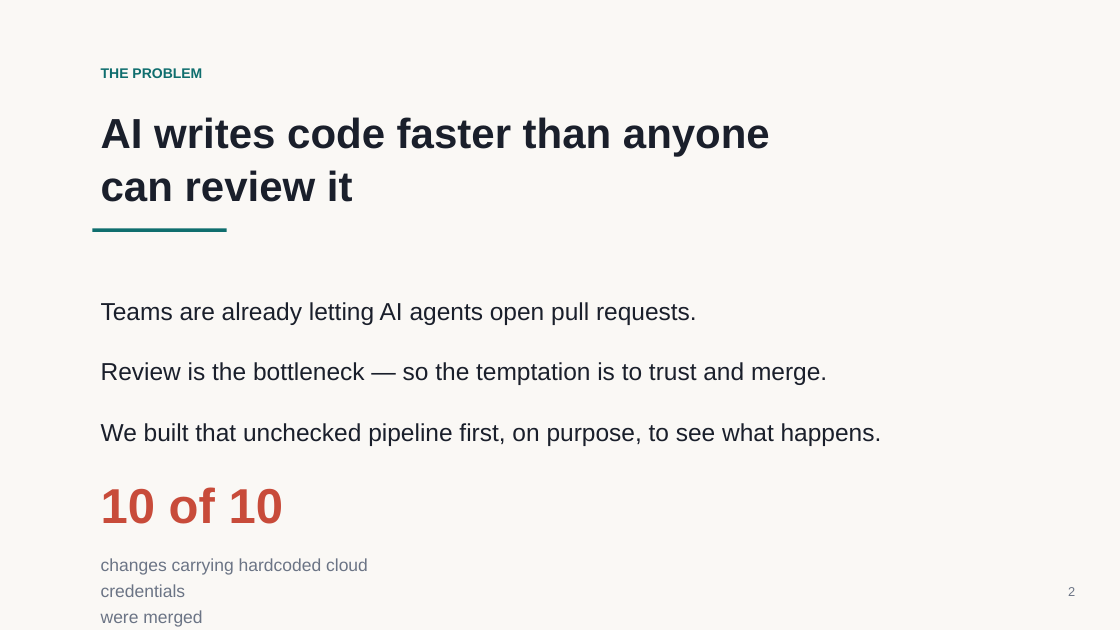
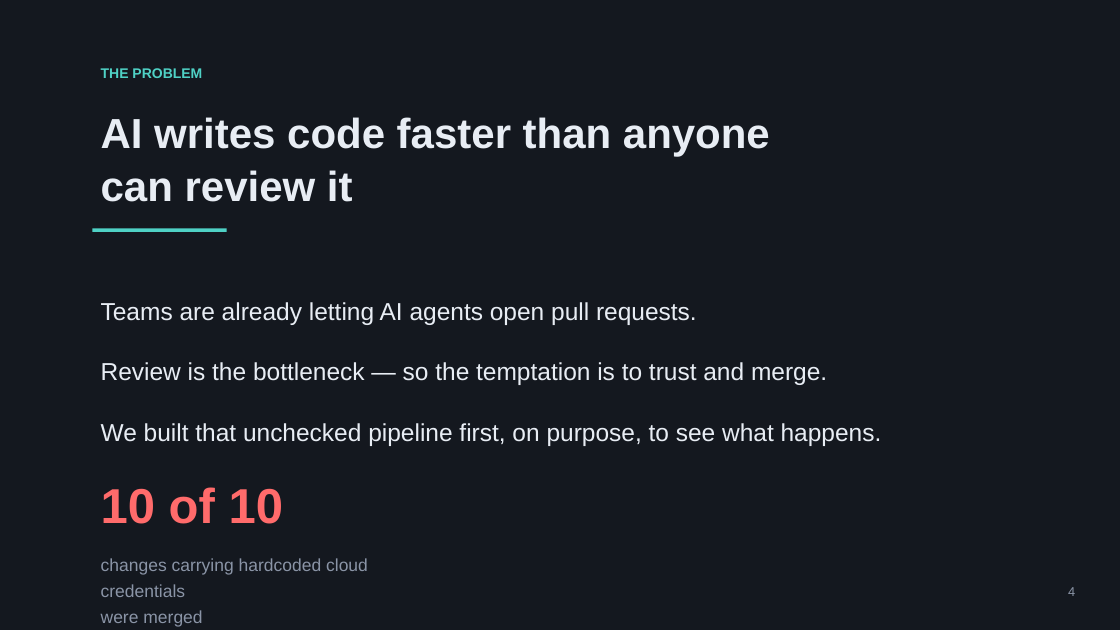
Before and after one commit to mohamedsorour1998/TheAgentOrg, a slide deck: slide 4 of docs/pitch/TheAgentOrg-prefinal.pptx (slide 2 before the commit). Drawn at 1120x630 pixels with LibreOffice and Linux fonts; fonts in the diff are those of the drawing. Boxes give left, top, right and bottom in pixels: in the first picture for what was removed or moved away, otherwise in the second. Text is boxed around its words. In the diff, an @@ line names an element or a change of style, - is before the commit and + after.

```diff
--- a/docs/pitch/TheAgentOrg-prefinal.pptx
+++ b/docs/pitch/TheAgentOrg-prefinal.pptx
@@ rectangle at [0,0,1120,630]: fill #FAF8F5 to #14181F @@
@@ text "THE PROBLEM" at [101,68,202,78]: text colour #0F6E6E to #4FD1C5 @@
@@ rectangle at [92,229,227,232]: fill #0F6E6E to #4FD1C5 @@
@@ text colour #1A1F2B to #E8EDF4 in 4 elements at [101,117,770,202], [101,302,697,325], [101,362,827,385], [101,423,882,446] @@
@@ text "10 of 10" at [101,487,284,524]: text colour #C84B3A to #FF6B6B @@
@@ text "changes carrying hardcoded cloud credentials" at [101,558,368,627]: text colour #6B7485 to #8A94A6 @@
@@ text at [1068,587,1075,596]: text changed; text colour #6B7485 to #8A94A6 @@
-2
+4
```
Also in this commit, not shown: 12 other slides changed, 2 slides added, 10 other files.
